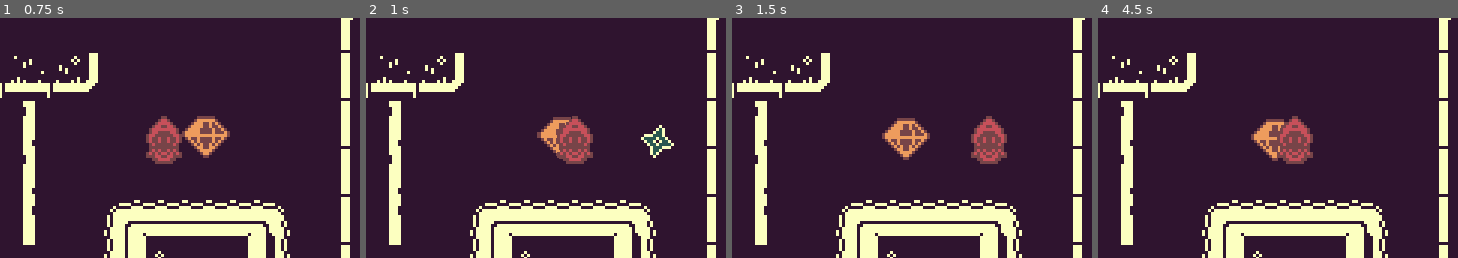
Above: before the commit, frames 1-4 (left to right).
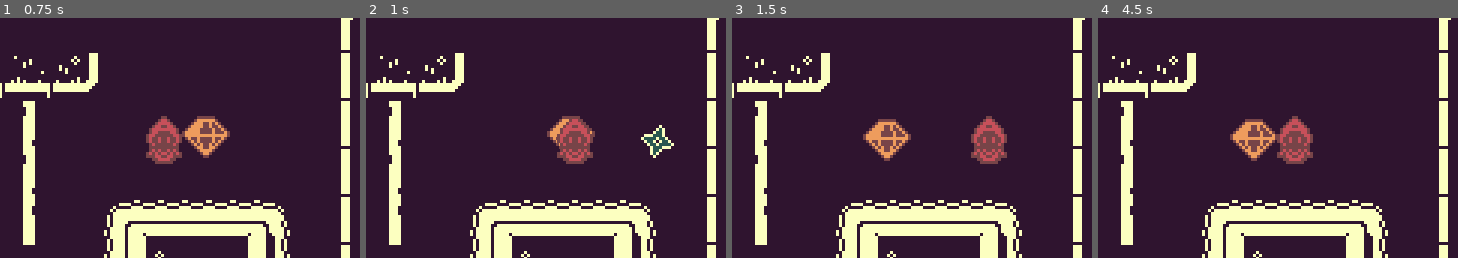
Above: after the commit, the same moments.

Repository: discolingua/ldtk-godot-example
Game: Godot game, scene res://Scenes/GameWorld.tscn
Same seed, same stepped clock (60 frames per second), same inputs: the game is played once before the commit and once after it.
Inputs (mouse positions are % of the whole screen's width and height, from its top left):
- Up to frame 1 (0.75 s): tap Enter (ui_accept) at 0.5 s; move the mouse to (72, 45) at 0.52 s; hold Right (ui_right) from 0.53 s (still down); tap Alt at 0.6 s; click (72, 45) at 0.67 s
- Up to frame 2 (1 s): keep holding Right (ui_right); tap Enter (ui_accept) at 0.77 s
- Up to frame 3 (1.5 s): release Right (ui_right) at 1.25 s; drag from (30, 55) to (52, 28) at 1.27 s
- Up to frame 4 (4.5 s): tap Enter (ui_accept) at 2, 2.75, 3.5, 3.77 s; move the mouse to (60, 28) at 2.02 s; hold Right (ui_right) 2.03-2.75 s; tap Shift at 2.1 s; drag from (45, 70) to (49, 28) at 2.77 s; move the mouse to (80, 65) at 3.52 s; hold Left (ui_left) 3.53-4.25 s; tap Ctrl at 3.6 s; drag from (20, 35) to (97, 9) at 4.27 s
The pictures show only the part of the screen within x 26-76%, y 3-53%; the shares and areas given below are measured in that part.

Frame 1 is identical in both runs. In frame 2, 0.6% of the frame differs, in the area x 47-64%, y 40-59%; in frame 3, 2.0%, in the area x 36-55%, y 41-60%; in frame 4, 1.6%.

Commit message:
gem pulling

Diff:
--- a/Scenes/PickupGem.tscn
+++ b/Scenes/PickupGem.tscn
@@ -4,6 +4,7 @@
 [ext_resource path="res://Scripts/PickupGem.gd" type="Script" id=2]
 
 [sub_resource type="CircleShape2D" id=1]
+radius = 12.0
 
 [node name="PickupGem" type="Area2D"]
 script = ExtResource( 2 )
--- a/Scenes/Player.tscn
+++ b/Scenes/Player.tscn
@@ -5,7 +5,7 @@
 
 [sub_resource type="CapsuleShape2D" id=1]
 radius = 6.0
-height = 0.0
+height = 4.0
 
 [node name="Player" type="KinematicBody2D"]
 script = ExtResource( 2 )
--- a/Scripts/PickupGem.gd
+++ b/Scripts/PickupGem.gd
@@ -7,5 +7,5 @@
 func _on_PickupGem_body_entered(body:Node):
 	if body.name == "Player":
 		tween.interpolate_property(self, "position", self.position, body.position,
-			1, Tween.TRANS_LINEAR, Tween.EASE_IN_OUT)
+			1, Tween.TRANS_ELASTIC, Tween.EASE_IN_OUT)
 		tween.start()
Binary file added: Images/item1BIT_gem-green.png
Not shown, added: Images/item1BIT_gem-green.png.import
